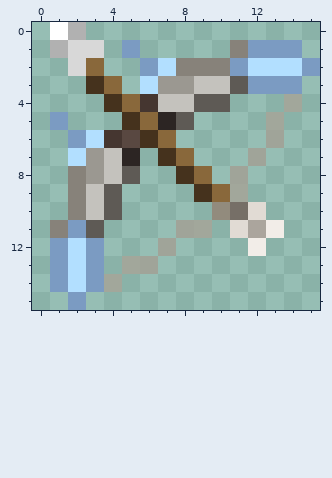
Pixel-art sprite, stored at assets/minecraft/textures/projecteden/items/skins/tools/mythril/bow_pulling_0.png. This is how it looked before the edit.
The file is 16x16 pixels.
After the commit:
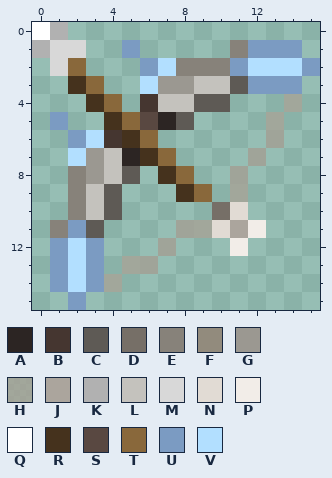
Palette (. is transparent): A #2c2523  B #453630  C #5e5a55  D #766f67  E #87827a  F #928b7d  G #9b9891  H #a5a195cc  J #aba59d  K #b1b1b1  L #c4c2bd  M #d8d8d8  N #e1dbd4  P #f2ede8  Q #ffffff  R #45321d  S #594841  T #89683b  U #7b9bc2  V #b2dfff
From the commit log: ToolSkins: fix mythril bow texture
Difference:
Colour D replaces colour F in row 10 at x 10.
Colour J replaces colour N in row 11 at x 11.
Colour K is added in row 1 at x 0.
Colour K replaces colour Q in row 0 at x 1.
Colour M is added in row 2 at x 1.
Colour M replaces colour K in row 1 at x 1.
Colour N is added in row 11 at x 10.
Colour N replaces colour D in row 10 at x 11.
Colour P is added in row 12 at x 11.
Colour P replaces colour J in row 11 at x 12.
Colour Q is added in row 0 at x 0.
Colour R is added in row 3 at x 2; in row 4 at x 3; in row 5 at x 4; in row 7 at x 6; in row 8 at x 7; in row 9 at x 8.
Colour R replaces colour S in row 6 at x 5.
Colour S replaces colour T in row 5 at x 6.
Colour T replaces colour M in row 2 at x 2.
Colour T replaces colour R in row 3 at x 3; in row 4 at x 4; in row 5 at x 5; in row 6 at x 6; in row 7 at x 7; in row 8 at x 8.
Colour T replaces colour R in row 9 at x 9.
The author cleared colour K in row 0 at x 2.
The author cleared colour M in row 1 at x 3.
The author cleared colour N in row 10 at x 12.
The author cleared colour P in row 11 at x 13; in row 12 at x 12.
The author cleared colour T in row 2 at x 3; in row 3 at x 4; in row 4 at x 5; in row 6 at x 7; in row 7 at x 8; in row 8 at x 9.
The author cleared colour T in row 9 at x 10.
